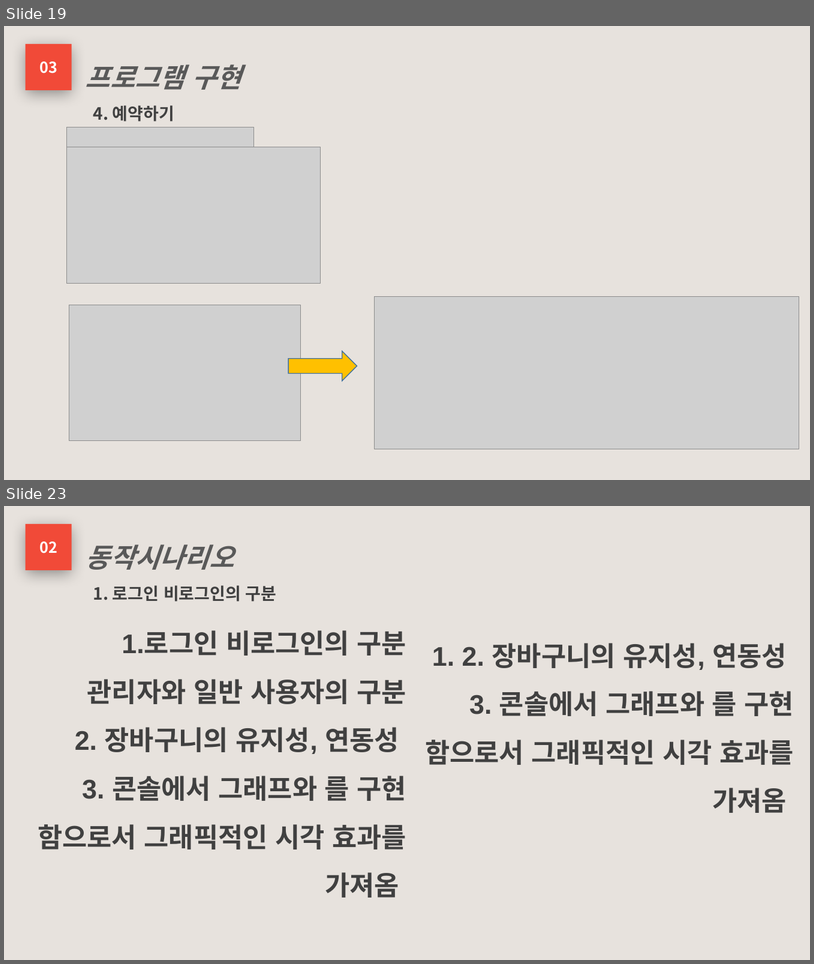
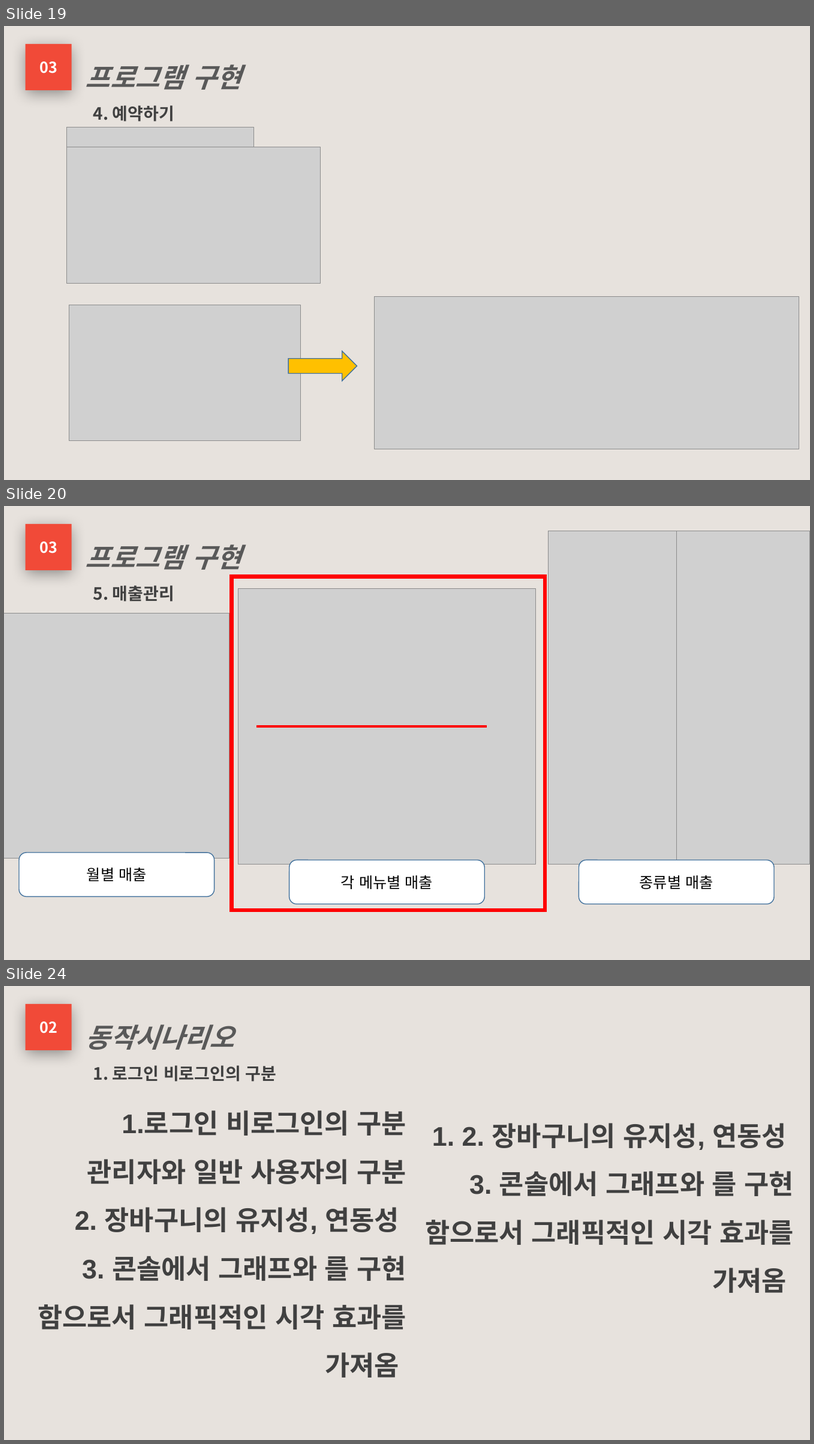
Before and after one commit to phoresis92/restaurant, a slide deck: 프로젝트 기획서/프로젝트 계획서.pptx. Shown one above the other, each under a label of ours: slides 19 and 23 before the commit, slides 19, 20 and 24 after it; the slides between them are not shown. The pictures are 814x964 and 814x1444 pixels, drawn with LibreOffice and Linux fonts; fonts in the diff are those of the drawing; grey boxes stand for pictures. Boxes give left, top, right and bottom in pixels: in the first picture for what was removed or moved away, otherwise in the second. Text is boxed around its words. In the diff, an @@ line names an element or a change of style, - is before the commit and + after.

```diff
--- a/프로젝트 기획서/프로젝트 계획서.pptx
+++ b/프로젝트 기획서/프로젝트 계획서.pptx
@@ slide 20 added at (x1=4, y1=506, x2=810, y2=960), background #E7E2DD @@
@@ rectangle added at (x1=25, y1=524, x2=71, y2=570), fill #F14A38, 18 pt, text #FFFFFF, bold @@
+03
@@ picture added at (x1=548, y1=531, x2=677, y2=864) @@
@@ picture added at (x1=677, y1=531, x2=810, y2=864) @@
@@ text added at (x1=86, y1=544, x2=241, y2=575), 32 pt, text #595959, bold, italic @@
+프로그램 구현
@@ rectangle added at (x1=232, y1=577, x2=545, y2=910), outline #FF0000 4.5 pt @@
@@ text added at (x1=93, y1=585, x2=174, y2=601), 20 pt, text #404040, bold @@
+5. 매출관리
@@ picture added at (x1=238, y1=589, x2=536, y2=865) @@
@@ picture added at (x1=4, y1=613, x2=230, y2=858) @@
@@ line added from (257, 726) to (488, 726), #FF0000 3 pt @@
@@ rounded rectangle added at (x1=19, y1=852, x2=215, y2=896), fill #FFFFFF, outline #43739E 1 pt, 18 pt, text #000000 @@
+월별 매출
@@ rounded rectangle added at (x1=290, y1=860, x2=485, y2=904), fill #FFFFFF, outline #43739E 1 pt, 18 pt, text #000000 @@
+각 메뉴별 매출
@@ rounded rectangle added at (x1=579, y1=860, x2=775, y2=904), fill #FFFFFF, outline #43739E 1 pt, 18 pt, text #000000 @@
+종류별 매출
@@ what was slide 23 is now slide 24 @@
```
Also in this commit, not shown: 2 slides changed, 4 other slides added, 3 slides removed, 30 other files.
